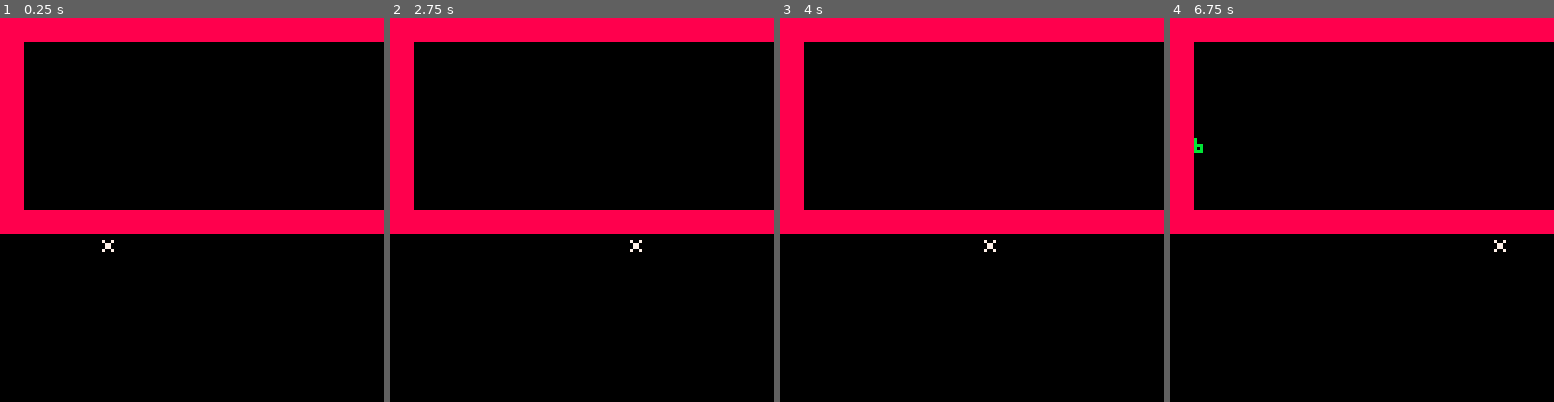
Above: before the commit, frames 1-4 (left to right).
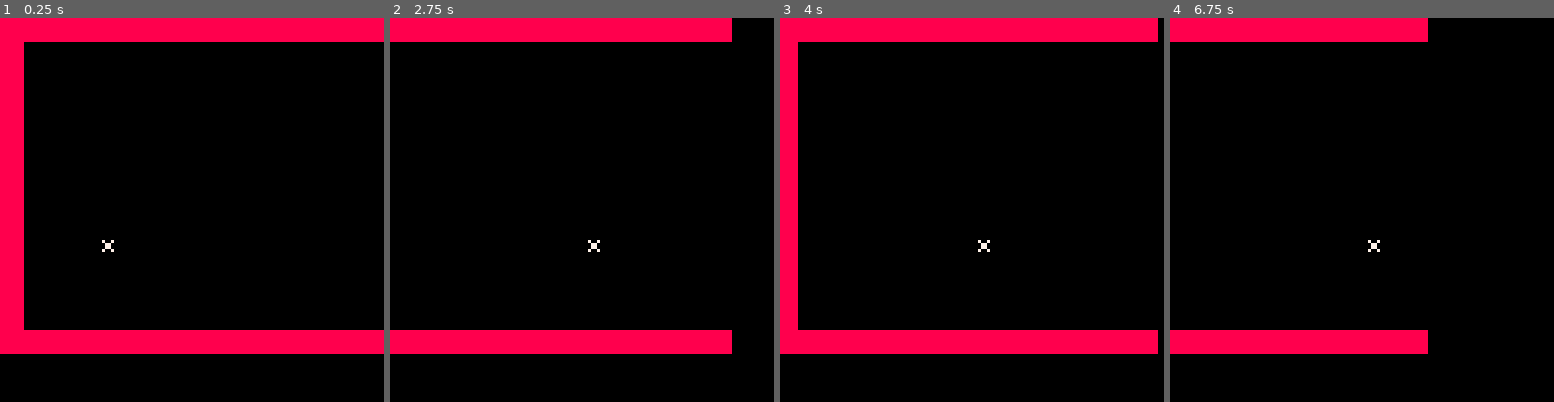
Above: after the commit, the same moments.

Repository: pratik2709/anotherPlatformer
Game: PICO-8 cartridge player.p8
Same seed, same stepped clock (60 frames per second), same inputs: the game is played once before the commit and once after it.
Inputs:
- Up to frame 1 (0.25 s): no input
- Up to frame 2 (2.75 s): tap O (Z key) at 0.7, 1.7, 2.1, 2.5 s; hold Right 1.6-2.1 s; hold Right from 2.47 s (still down)
- Up to frame 3 (4 s): tap O (Z key) at 2.9, 3.3, 3.7 s; release Right at 3.03 s; hold Left 3.08-3.58 s
- Up to frame 4 (6.75 s): hold Right 4.02-4.68 s; tap O (Z key) every 0.4 s from 4.1 to 6.5 s; hold Left 5.08-5.68 s; hold Right 6.08-6.58 s; hold Right from 6.63 s (still down)

The runs differ from the first frame. In frame 1, 14% of the frame differs, in the area x 0-100%, y 50-88%; in frame 2, 15%; in frame 3, 14%; in frame 4, 15%, in the area x 0-100%, y 0-88%.

Commit message:
intermediate for camera

Diff:
--- a/player.p8
+++ b/player.p8
@@ -5,14 +5,42 @@
  gravity = 0.2
 }
 player = {}
-
+cam = {}
 function draw_debug()
  -- do something
   print(player1:getx(),0,40,11)
   print(player1:gety(),0,45,11)
 end
 
+function cam:new(mapwidth)
+ local o = {}
+ setmetatable(o,self)
+ self.__index=self
+ o.x = 0
+ o.mapwidth=mapwidth
+ return o
+end
+
+function cam:followplayer(playerx)
+--https://gamedev.stackexchange.com/questions/44256/how-to-add-a-scrolling-camera-to-a-2d-java-game
+ self.x=playerx-64.0
+ if self.x<0 then
+  self.x=0
+ end
+ if self.x>(self.mapwidth-16) then
+   self.x = self.mapwidth-16
+ end
+ camera(self.x,0)
+end
+
+function foo(var)
+ -- do something
+end
+
 function _init()
+ mapwidth = 64
+ mapheight = 16
+ mycam = cam:new(mapwidth)
  player1 = player:new(32,72)
 end
 
@@ -24,10 +52,11 @@
 function _draw()
  -- draw code
  cls()
+ mycam:followplayer(player1:getx())
  player1:draw()
  draw_debug()
  --draw in layers
- map(0,0,0,0,24,10)
+ map(0,0,0,0,24,64)
 
 end
 
@@ -300,4 +329,9 @@
 0100000000000000000000000000000000000000000000000000000000000000000000000000000000000000000000000000000000000000000000000000000000000000000000000000000000000000000000000000000000000000000000000000000000000000000000000000000000000000000000000000000000000000
 0100000000000000000000000000000000000000000000000000000000000000000000000000000000000000000000000000000000000000000000000000000000000000000000000000000000000000000000000000000000000000000000000000000000000000000000000000000000000000000000000000000000000000
 0100000000000000000000000000000000000000000000000000000000000000000000000000000000000000000000000000000000000000000000000000000000000000000000000000000000000000000000000000000000000000000000000000000000000000000000000000000000000000000000000000000000000000
+0102020202020202020202020202020200000000000000000000000000000000000000000000000000000000000000000000000000000000000000000000000000000000000000000000000000000000000000000000000000000000000000000000000000000000000000000000000000000000000000000000000000000000
+0100000000000000000000000000000000000000000000000000000000000000000000000000000000000000000000000000000000000000000000000000000000000000000000000000000000000000000000000000000000000000000000000000000000000000000000000000000000000000000000000000000000000000
+0100000000000000000000000000000000000000000000000000000000000000000000000000000000000000000000000000000000000000000000000000000000000000000000000000000000000000000000000000000000000000000000000000000000000000000000000000000000000000000000000000000000000000
+0100000000000000000000000000000000000000000000000000000000000000000000000000000000000000000000000000000000000000000000000000000000000000000000000000000000000000000000000000000000000000000000000000000000000000000000000000000000000000000000000000000000000000
+0100000000000000000000000000000000000000000000000000000000000000000000000000000000000000000000000000000000000000000000000000000000000000000000000000000000000000000000000000000000000000000000000000000000000000000000000000000000000000000000000000000000000000
 0101010101010101010101010101010100000000000000000000000000000000000000000000000000000000000000000000000000000000000000000000000000000000000000000000000000000000000000000000000000000000000000000000000000000000000000000000000000000000000000000000000000000000
